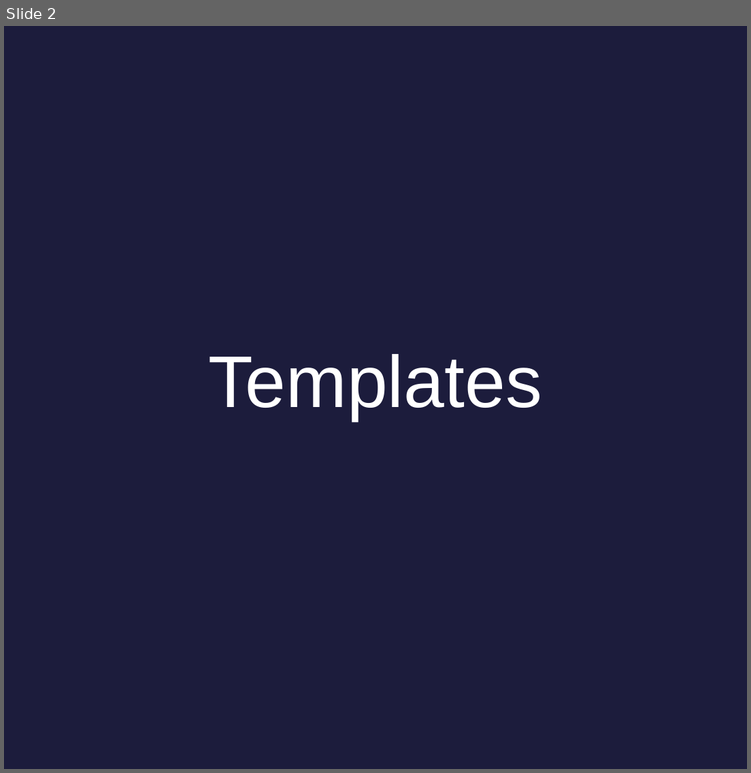
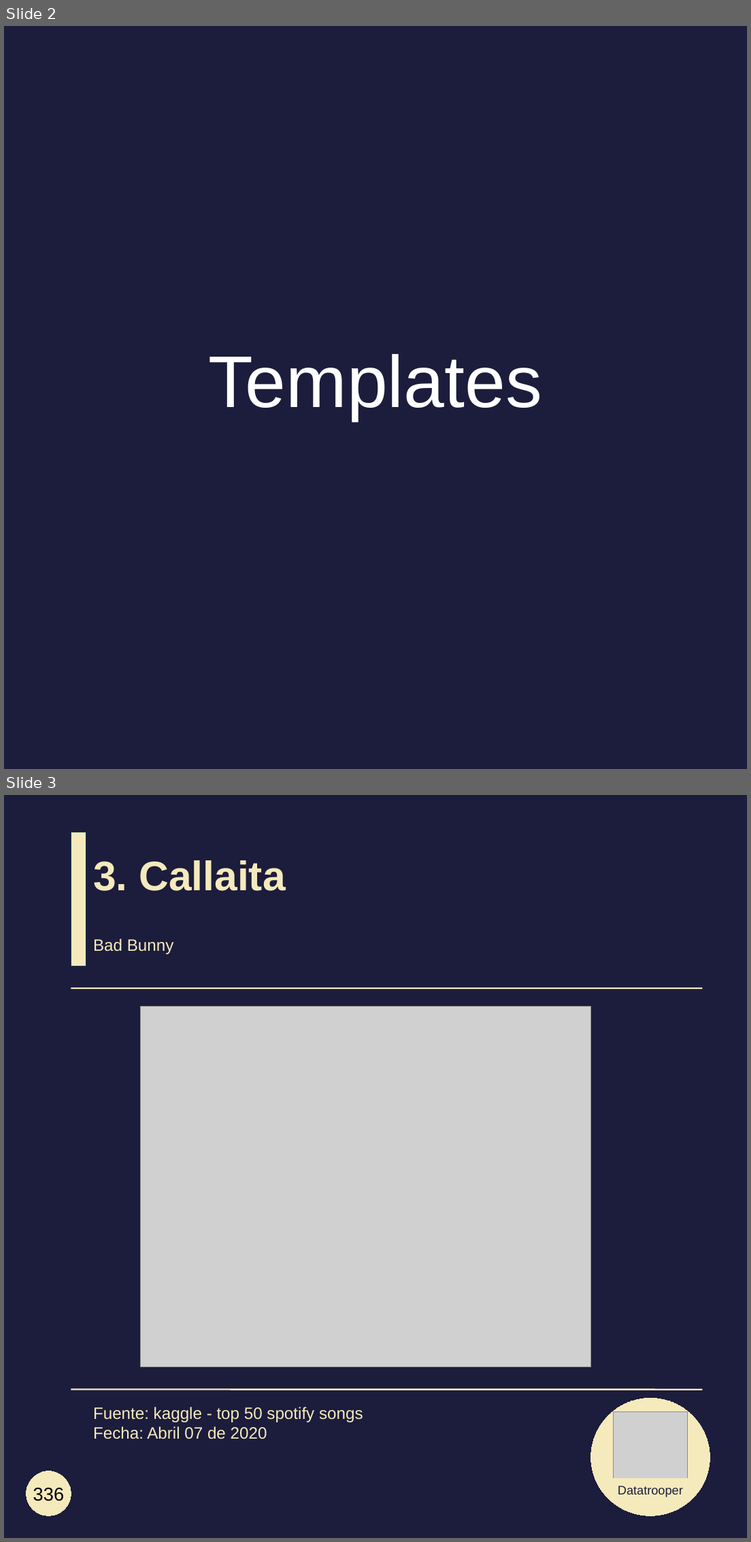
Before and after one commit to datatrooper/instatrooper, a slide deck: styles/instagram_templates.odp. Shown one above the other, each under a label of ours: slide 2 before the commit, slides 2 and 3 after it. The pictures are 751x773 and 751x1542 pixels, drawn with LibreOffice and Linux fonts; fonts in the diff are those of the drawing; grey boxes stand for pictures. Boxes give left, top, right and bottom in pixels: in the first picture for what was removed or moved away, otherwise in the second. Text is boxed around its words. In the diff, an @@ line names an element or a change of style, - is before the commit and + after.

Commit message:
spotify

```diff
--- a/styles/instagram_templates.odp
+++ b/styles/instagram_templates.odp
@@ slide 3 added at (x1=4, y1=795, x2=747, y2=1538), background #1C1C3C @@
@@ rectangle added at (x1=71, y1=832, x2=86, y2=966), fill #F5EABC, outline #153945 0 pt @@
@@ title added at (x1=93, y1=860, x2=285, y2=891), 40 pt, text #F5EABC, bold @@
+3. Callaita
@@ title added at (x1=93, y1=938, x2=174, y2=954), 16 pt, text #F5EABC @@
+Bad Bunny
@@ line added from (71, 988) to (702, 988), #F5EABC 1.5 pt @@
@@ picture added at (x1=141, y1=1006, x2=591, y2=1367) @@
@@ line added from (71, 1389) to (702, 1389), #F5EABC 1.5 pt @@
@@ title added at (x1=93, y1=1406, x2=363, y2=1439), 16 pt, text #F5EABC @@
+Fuente: kaggle - top 50 spotify songs
+Fecha: Abril 07 de 2020
@@ ellipse added at (x1=591, y1=1398, x2=709, y2=1515), fill #F5EABC, outline #F5EABC 0 pt @@
@@ picture added at (x1=613, y1=1411, x2=687, y2=1486) @@
@@ ellipse added at (x1=26, y1=1471, x2=71, y2=1515), fill #F5EABC, outline #F5EABC 0 pt, 18 pt, text #000000 @@
+336
@@ rectangle added at (x1=613, y1=1478, x2=687, y2=1500), fill #F5EABC, outline #F5EABC 0 pt, 12 pt, text #1C1C3C @@
+Datatrooper
```
Also in this commit, not shown: 1 slide removed, 11 other files.
